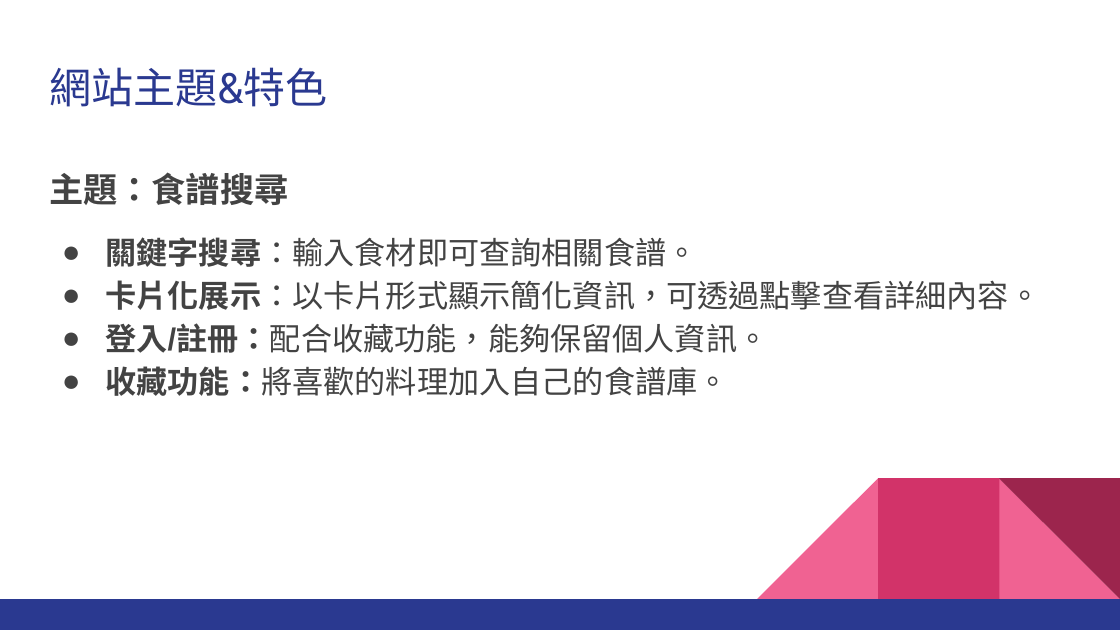
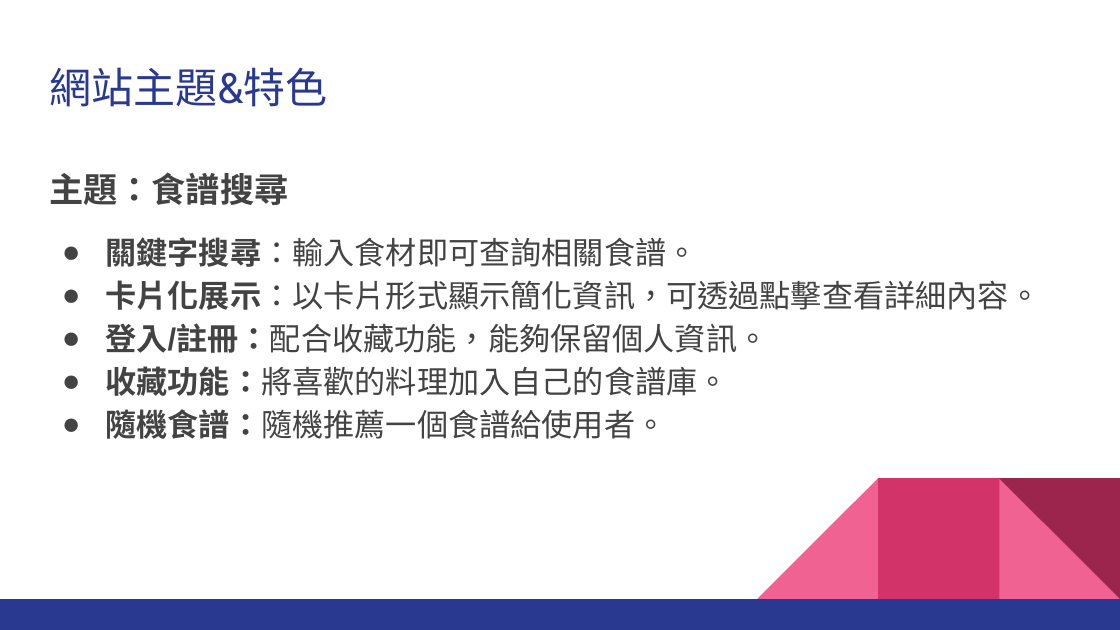
Before and after one commit to Web-Programming-Recipe-Finder/project, a slide deck: slide 3 of public/files/食譜搜尋器_01357026_01357028.pptx. Drawn at 1120x630 pixels with LibreOffice and Linux fonts; fonts in the diff are those of the drawing. Boxes give left, top, right and bottom in pixels: in the first picture for what was removed or moved away, otherwise in the second. Text is boxed around its words. In the diff, an @@ line names an element or a change of style, - is before the commit and + after.

```diff
--- a/public/files/食譜搜尋器_01357026_01357028.pptx
+++ b/public/files/食譜搜尋器_01357026_01357028.pptx
@@ text at box(105, 409, 666, 439): paragraph added @@
+● 隨機食譜：隨機推薦一個食譜給使用者。
```
Also in this commit, not shown: 3 other slides changed.
